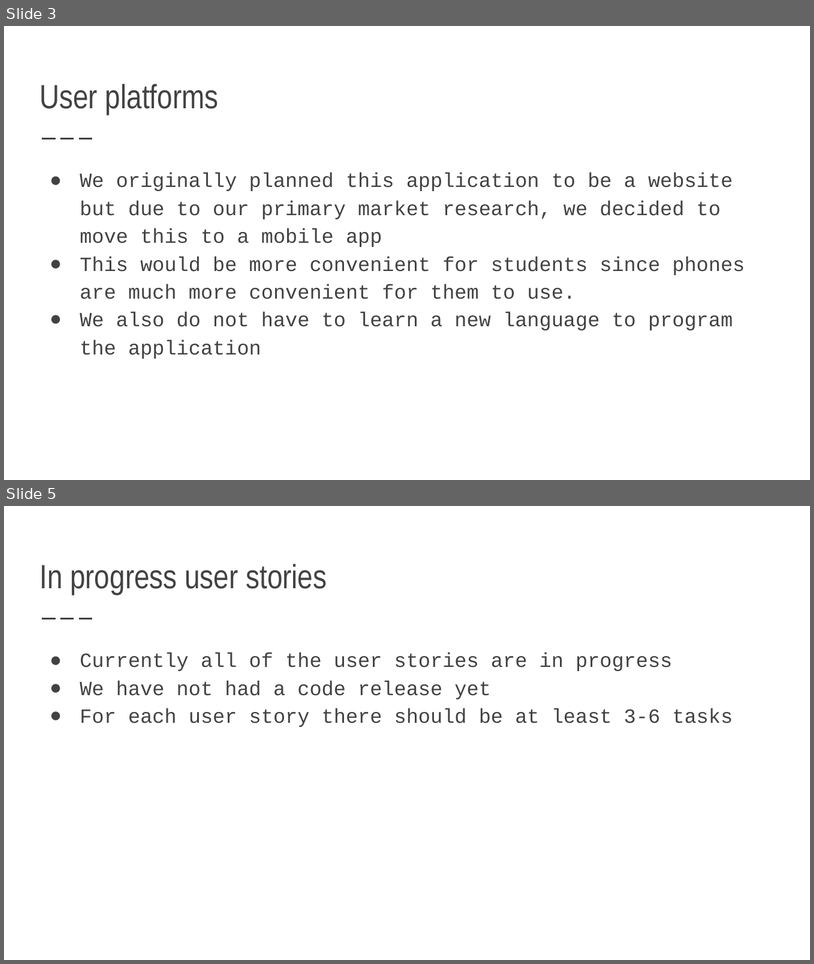
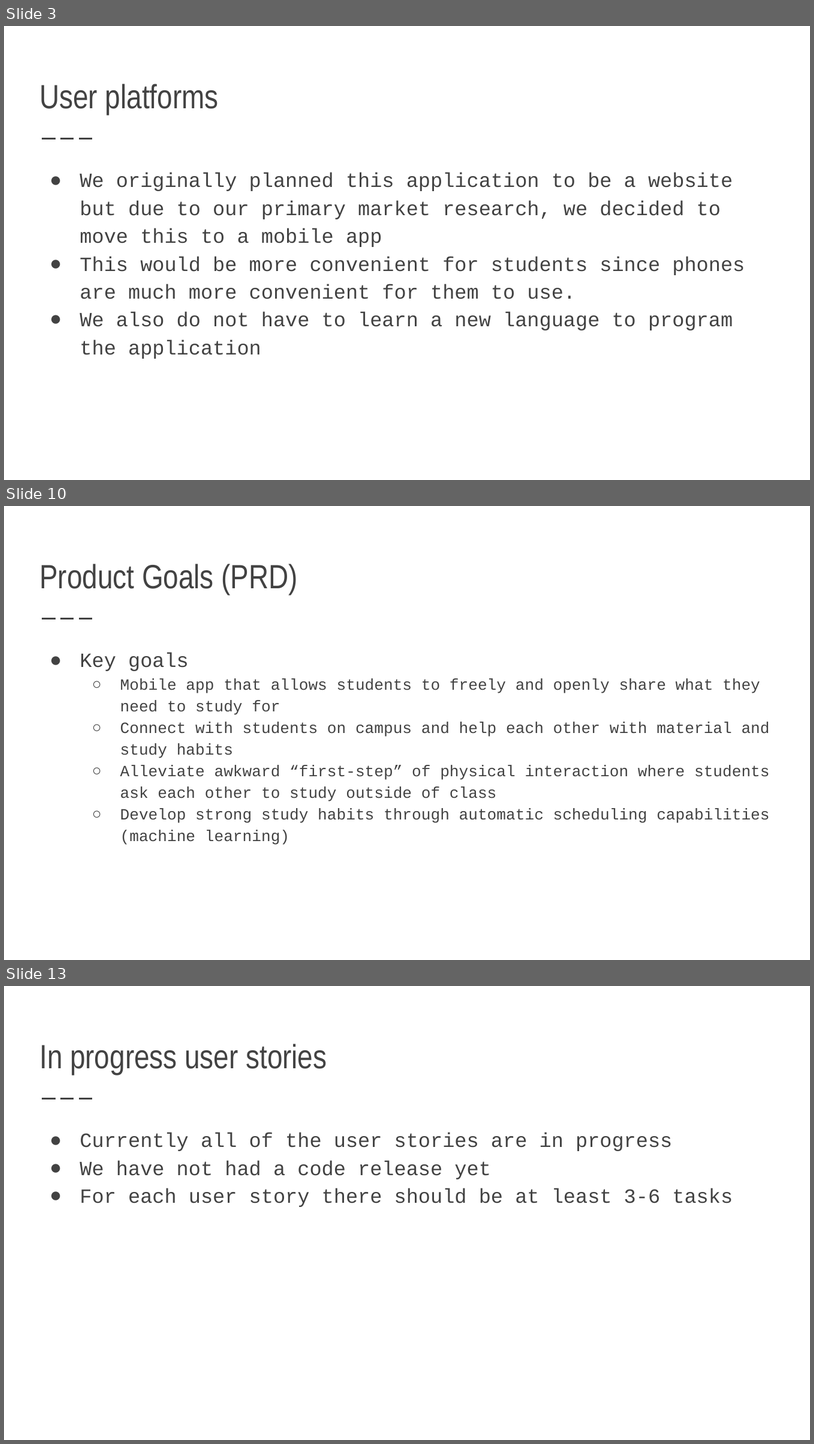
Before and after one commit to 491Project/491Project, a slide deck: Presentation Slides/Sprint 1 Presentation.pptx. Shown one above the other, each under a label of ours: slides 3 and 5 before the commit, slides 3, 10 and 13 after it; the slides between them are not shown. The pictures are 814x964 and 814x1444 pixels, drawn with LibreOffice and Linux fonts; fonts in the diff are those of the drawing. Boxes give left, top, right and bottom in pixels: in the first picture for what was removed or moved away, otherwise in the second. Text is boxed around its words. In the diff, an @@ line names an element or a change of style, - is before the commit and + after.

```diff
--- a/Presentation Slides/Sprint 1 Presentation.pptx
+++ b/Presentation Slides/Sprint 1 Presentation.pptx
@@ slide 10 added at bbox=[4, 506, 810, 960], background #FFFFFF; not listed: 1 template element that a slide beside it also shows @@
@@ title added at bbox=[39, 564, 298, 594], 30 pt, text #424242 @@
+Product Goals (PRD)
@@ text added at bbox=[80, 652, 770, 844], 14 pt, text #424242 @@
+● Key goals
+  ○ Mobile app that allows students to freely and openly share what they need to study for
+  ○ Connect with students on campus and help each other with material and study habits
+  ○ Alleviate awkward “first-step” of physical interaction where students ask each other to study outside of class
+  ○ Develop strong study habits through automatic scheduling capabilities (machine learning)
@@ what was slide 5 is now slide 13 @@
```
Also in this commit, not shown: 3 slides changed, 8 other slides added, 1 slide removed, 1 other file.
